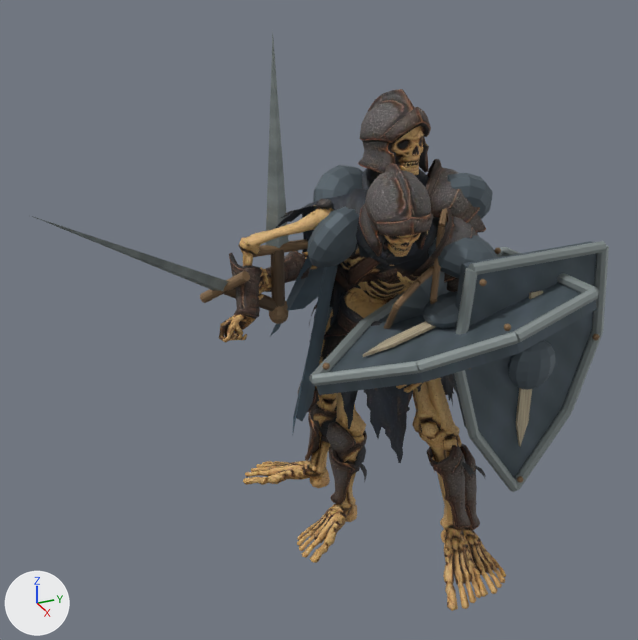
The glTF model asset/char3d/skeleton-knight-v1/skeleton-knight-v1-animated.glb as it was, and as the next commit left it.
Rendered twice from a 50 mm camera at (1.538, -0.786, 1.437) aimed at (-0.066, -0.064, 0.635). Arrows for +X, +Y and +Z are at lower left; the lights stay in place. The older version comes first. Where no turn or scale is listed for an object, it has been applied to the vertices. Vertices at exactly the same position are counted once.

In view in the first picture: 'Equipment_Fracture', 'Role_Equipment', 'Skeleton_Body', 'Skeleton_Fracture'.
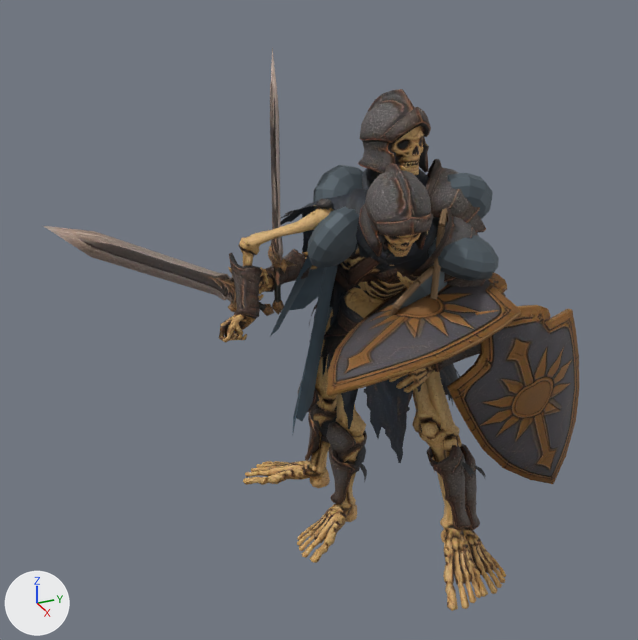
Edits to the bpy script that builds the scene:
```text
Add mat_tripo_material_e91e59be_7dbf_413e_83e2_2ca0c6ab82a1_wsw:
    mat_tripo_material_e91e59be_7dbf_413e_83e2_2ca0c6ab82a1_wsw = bpy.data.materials.new('tripo_material_e91e59be-7dbf-413e-83e2-2ca0c6ab82a1_wsw')
    # colours: light grey #ced1da
    # uses the picture img_color_e91e59be_7dbf_413e_83e2_2ca0c6ab82a1_wsw
    # uses the picture img_normalgl_e91e59be_7dbf_413e_83e2_2ca0c6ab82a1_wsw
Add mat_tripo_material_f79799cc_63d1_4886_9799_7534abb9dcc0_wsw:
    mat_tripo_material_f79799cc_63d1_4886_9799_7534abb9dcc0_wsw = bpy.data.materials.new('tripo_material_f79799cc-63d1-4886-9799-7534abb9dcc0_wsw')
    # uses the picture img_color_f79799cc_63d1_4886_9799_7534abb9dcc0_wsw
    # uses the picture img_normalgl_f79799cc_63d1_4886_9799_7534abb9dcc0_wsw
Change me_shield_body_001:
    remove me_shield_body_001.from_pydata(...)  # 1053 vertices, 1986 faces; spans x -0.46..0.33, y -0.64..0.383, z 0.468..0.963
    add me_shield_body_001.from_pydata(...)  # 520 vertices, 970 faces; spans x -0.46..0.28, y -0.619..0.282, z 0.468..0.94
    me_shield_body_001 part 1: the loose piece of 24 vertices spanning x -0.136..-0.084, y -0.274..-0.14, z 0.65..0.747 is rebuilt with 17 vertices and now spans x -0.128..-0.097, y -0.24..-0.147, z 0.646..0.72, in mat_tripo_material_f79799cc_63d1_4886_9799_7534abb9dcc0_wsw
    me_shield_body_001 part 2: the loose piece of 14 vertices spanning x -0.035..0.321, y -0.163..0.381, z 0.573..0.762 is rebuilt with 77 vertices and now spans x -0.056..0.28, y -0.181..0.282, z 0.621..0.753, in mat_tripo_material_e91e59be_7dbf_413e_83e2_2ca0c6ab82a1_wsw
    me_shield_body_001 part 3: the loose piece of 5 vertices spanning x -0.116..-0.019, y -0.64..-0.253, z 0.72..0.963 is rebuilt with 74 vertices and now spans x -0.14..-0.021, y -0.619..-0.207, z 0.682..0.94, in mat_tripo_material_f79799cc_63d1_4886_9799_7534abb9dcc0_wsw
    me_shield_body_001 part 4: 7 loose pieces with 526 vertices, spanning x -0.146..0.307, y -0.159..0.351, z 0.625..0.764, are deleted
    me_shield_body_001 part 5
    108 vertices are removed from x -0.047..0.33, y -0.172..0.383, z 0.596..0.779
    196 faces are deleted
    me_shield_body_001 part 6
    24 vertices are removed from x -0.152..-0.043, y -0.307..-0.224, z 0.689..0.781
    44 faces are deleted
    remove me_shield_body_001.materials.append(mat_worn_steel_edges)  # picture img_worn_steel_edges_surface
    remove me_shield_body_001.materials.append(mat_carved_bone)  # picture img_carved_bone_surface
    remove me_shield_body_001.materials.append(mat_dark_old_oak)  # picture img_dark_old_oak_surface
    add me_shield_body_001.materials.append(mat_tripo_material_e91e59be_7dbf_413e_83e2_2ca0c6ab82a1_wsw)
    add me_shield_body_001.materials.append(mat_tripo_material_f79799cc_63d1_4886_9799_7534abb9dcc0_wsw)
Change me_shield_body:
    verts and faces of me_shield_body; kept vertices keep their numbers, new ones are numbered from 1056
    remove me_shield_body.from_pydata(...)  # 1056 vertices, 1986 faces; spans x -0.248..0.248, y -0.205..0.485, z 0.26..1.24
    add me_shield_body.from_pydata(...)  # 523 vertices, 970 faces; spans x -0.248..0.258, y -0.17..0.437, z 0.26..1.21
    me_shield_body part 7: the loose piece of 24 vertices spanning x -0.134..-0.105, y -0.152..-0.123, z 0.654..0.794 is rebuilt with 17 vertices and now spans x -0.127..-0.094, y -0.157..-0.13, z 0.646..0.759, in mat_tripo_material_f79799cc_63d1_4886_9799_7534abb9dcc0_wsw
    me_shield_body part 8: a new loose piece of 77 vertices spanning x 0.196..0.258, y 0.099..0.437, z 0.26..0.728, in mat_tripo_material_e91e59be_7dbf_413e_83e2_2ca0c6ab82a1_wsw
    me_shield_body part 9: a new loose piece of 74 vertices spanning x -0.173..-0.073, y -0.151..-0.094, z 0.748..1.21, in mat_tripo_material_f79799cc_63d1_4886_9799_7534abb9dcc0_wsw
    me_shield_body part 10: 7 loose pieces with 540 vertices, spanning x -0.141..0.248, y -0.205..0.462, z 0.292..0.805, are deleted
    me_shield_body part 11
    132 vertices are removed from x 0.17..0.218, y 0.106..0.485, z 0.26..0.829
    236 faces are deleted
    me_shield_body part 12
    add delete_vertices([*range(389, 394)])  # with the faces that use them
    remove me_shield_body.materials.append(mat_worn_steel_edges)  # picture img_worn_steel_edges_surface
    remove me_shield_body.materials.append(mat_carved_bone)  # picture img_carved_bone_surface
    remove me_shield_body.materials.append(mat_dark_old_oak)  # picture img_dark_old_oak_surface
    add me_shield_body.materials.append(mat_tripo_material_e91e59be_7dbf_413e_83e2_2ca0c6ab82a1_wsw)
    add me_shield_body.materials.append(mat_tripo_material_f79799cc_63d1_4886_9799_7534abb9dcc0_wsw)
```

Pixel boxes (x1, y1, x2, y2) of what changed, in the pictures (638 x 640 px):
'Role_Equipment', reshaped (12% narrower): before (254, 35, 609, 492); after (268, 48, 580, 484)
'Equipment_Fracture', reshaped (16% narrower): before (32, 206, 599, 395); after (44, 206, 521, 397)
part 1 of me_shield_body_001, rebuilt: before (222, 288, 277, 311); after (259, 302, 274, 316)
part 2 of me_shield_body_001, rebuilt: before (316, 283, 597, 395); after (327, 273, 521, 397)
part 3 of me_shield_body_001, rebuilt (14% taller): before (32, 216, 229, 291); after (44, 226, 237, 312)
part 4 of me_shield_body_001, deleted: before (270, 248, 511, 370)
part 5 of me_shield_body_001, deleted: before (309, 247, 599, 386)
part 6 of me_shield_body_001, deleted (brown): before (200, 271, 250, 303)
part 7 of me_shield_body, rebuilt: before (271, 249, 285, 307); after (272, 266, 284, 315)
part 8 of me_shield_body, added: after (447, 305, 580, 484)
part 9 of me_shield_body, added: after (268, 48, 295, 273)
part 10 of me_shield_body, deleted: before (254, 239, 599, 483)
part 11 of me_shield_body, deleted: before (452, 241, 609, 492)
part 12 of me_shield_body, deleted: before (266, 35, 289, 248)
